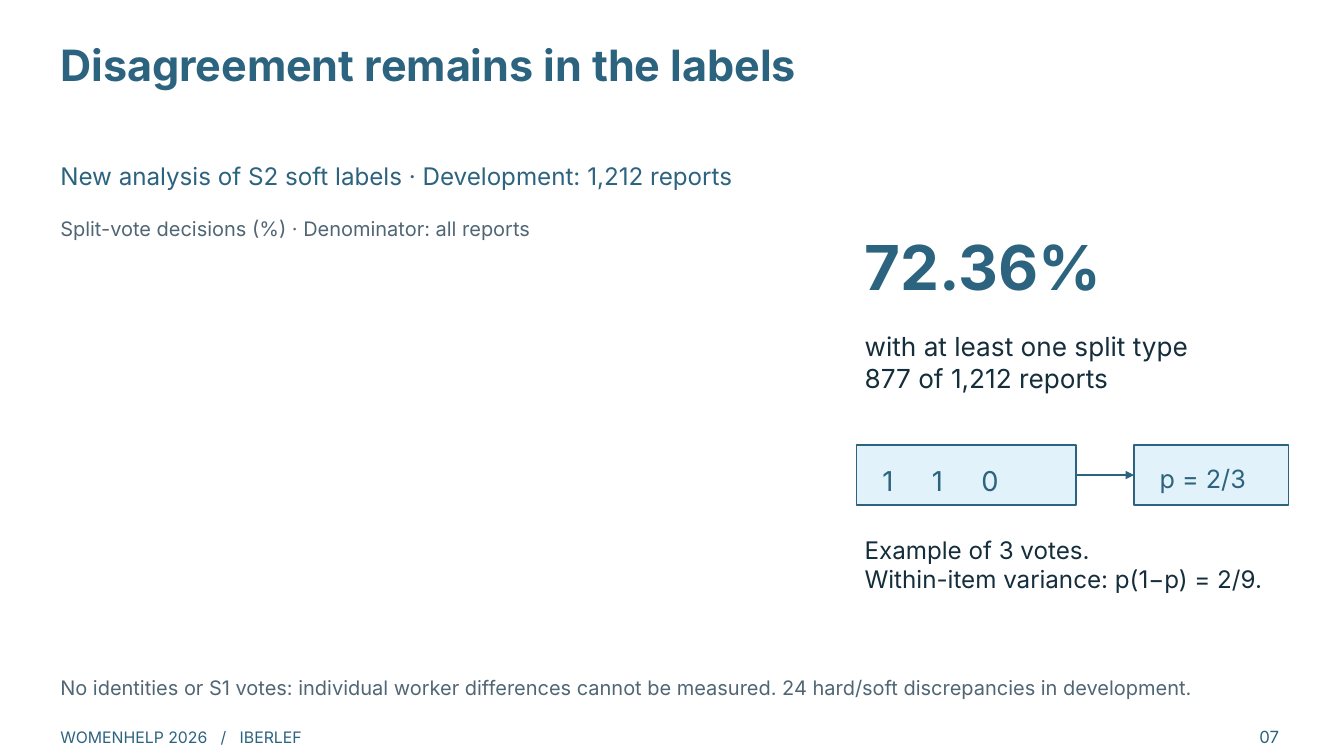
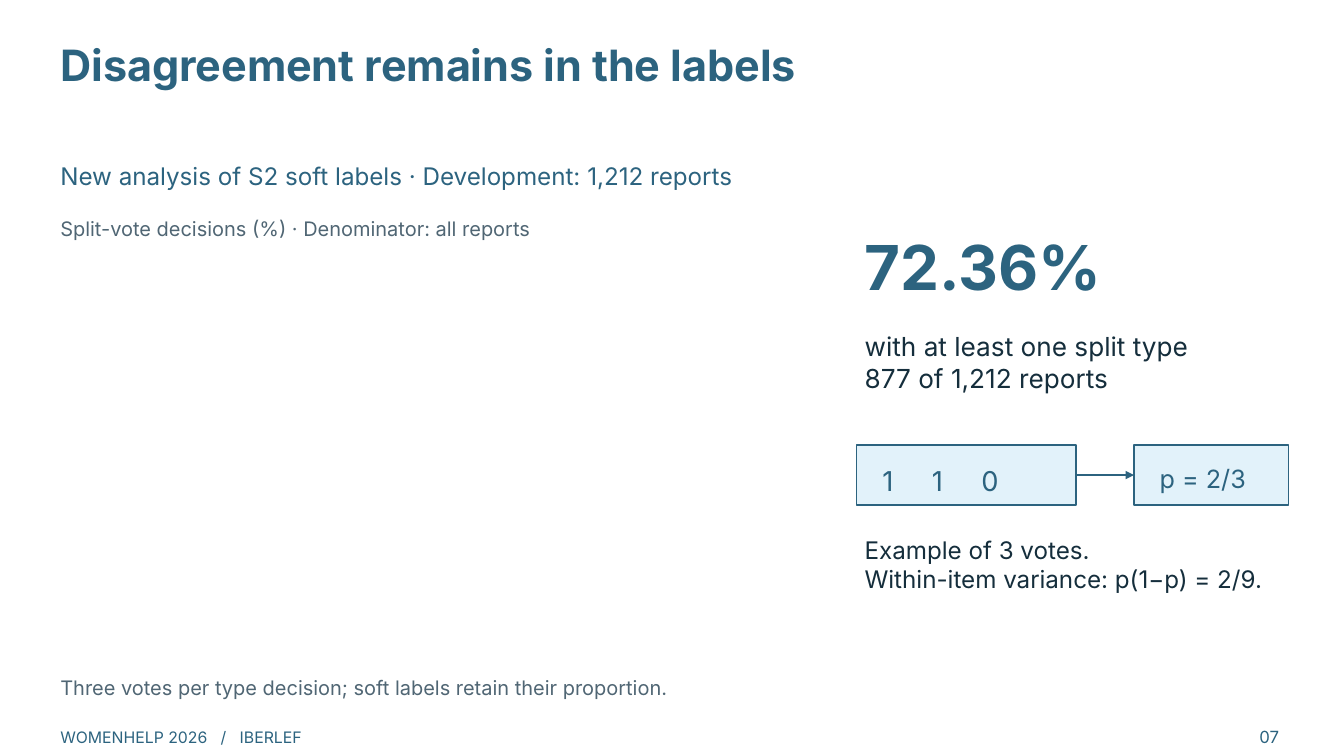
Before and after one commit to mariron42/clasificador_violencia, a slide deck: slide 7 of presentation/WomenHelp_charla_en.pptx. Drawn at 1344x756 pixels with LibreOffice and Linux fonts; fonts in the diff are those of the drawing. Boxes give left, top, right and bottom in pixels: in the first picture for what was removed or moved away, otherwise in the second. Text is boxed around its words. In the diff, an @@ line names an element or a change of style, - is before the commit and + after.

```diff
--- a/presentation/WomenHelp_charla_en.pptx
+++ b/presentation/WomenHelp_charla_en.pptx
@@ text at (60, 680, 667, 699): text changed @@
-No identities or S1 votes: individual worker differences cannot be measured. 24 hard/soft discrepancies in development.
+Three votes per type decision; soft labels retain their proportion.
```
Also in this commit, not shown: 4 other slides changed, 7 other files.
